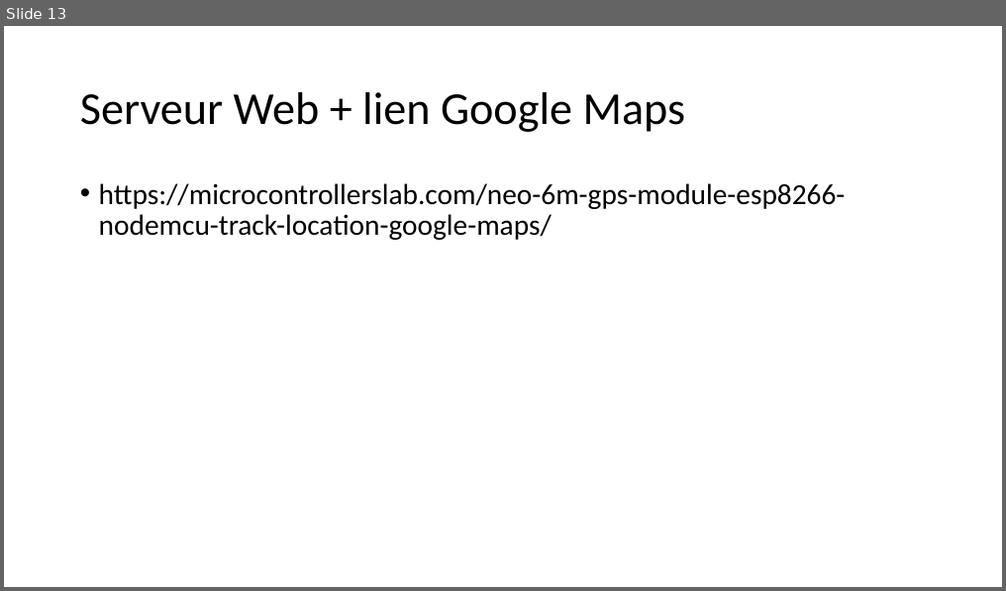
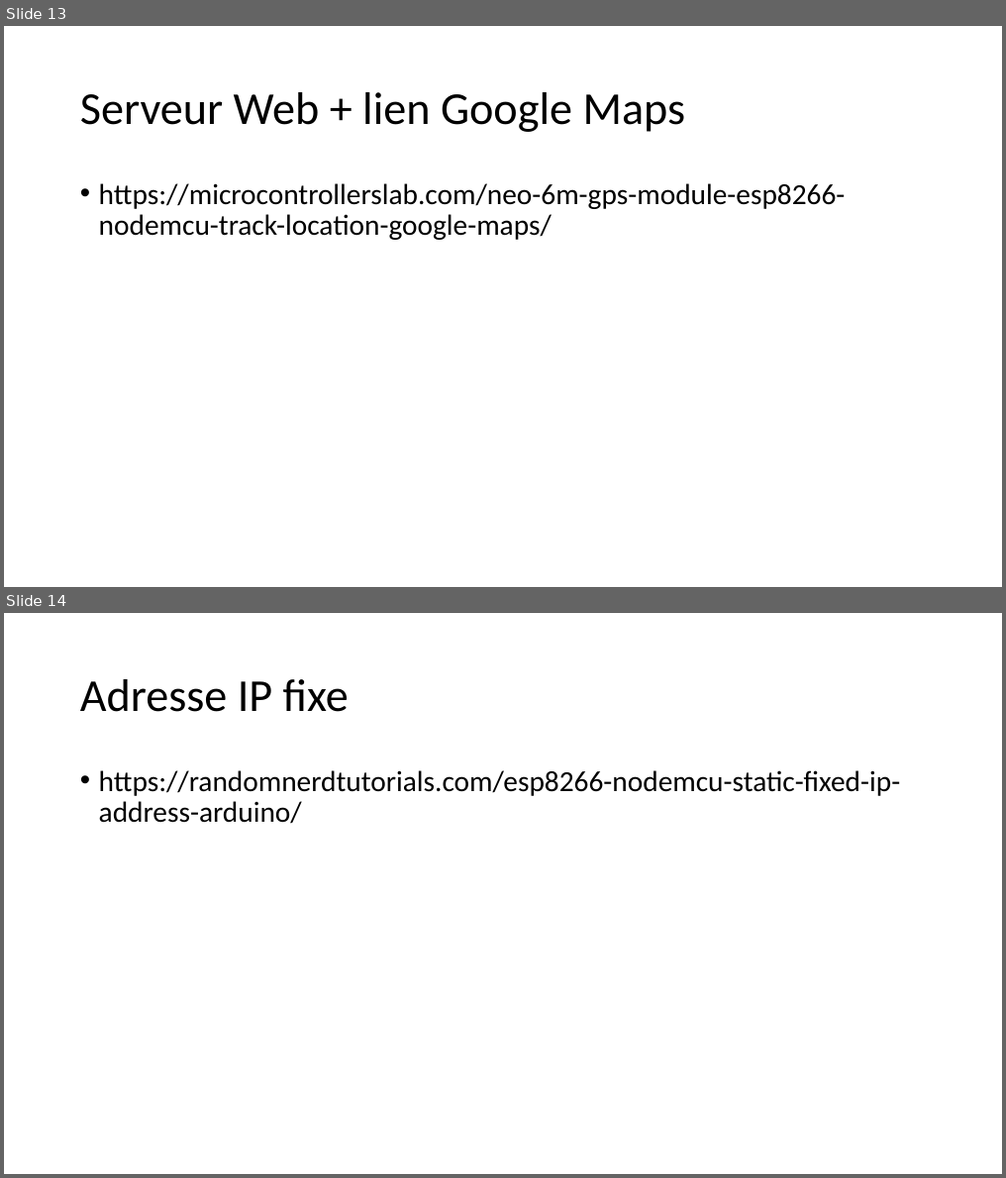
Before and after one commit to AurelienNiebes/SEMI-BA3-GPS3-GPS-Tracker-ESP8266, a slide deck: Notes.pptx. Shown one above the other, each under a label of ours: slide 13 before the commit, slides 13 and 14 after it. The pictures are 1006x591 and 1006x1178 pixels, drawn with LibreOffice and Linux fonts; fonts in the diff are those of the drawing. Boxes give left, top, right and bottom in pixels: in the first picture for what was removed or moved away, otherwise in the second. Text is boxed around its words. In the diff, an @@ line names an element or a change of style, - is before the commit and + after.

Commit message:
Adresse IP fixe

```diff
--- a/Notes.pptx
+++ b/Notes.pptx
@@ slide 14 added at <box>4,613,1002,1174</box>, background #FFFFFF @@
@@ title added at <box>80,679,349,712</box>, 44 pt, text #000000 @@
+Adresse IP fixe
@@ text added at <box>99,770,901,824</box>, 28 pt, text #000000 @@
+• https://randomnerdtutorials.com/esp8266-nodemcu-static-fixed-ip-address-arduino/
```
Also in this commit, not shown: 4 other files.
